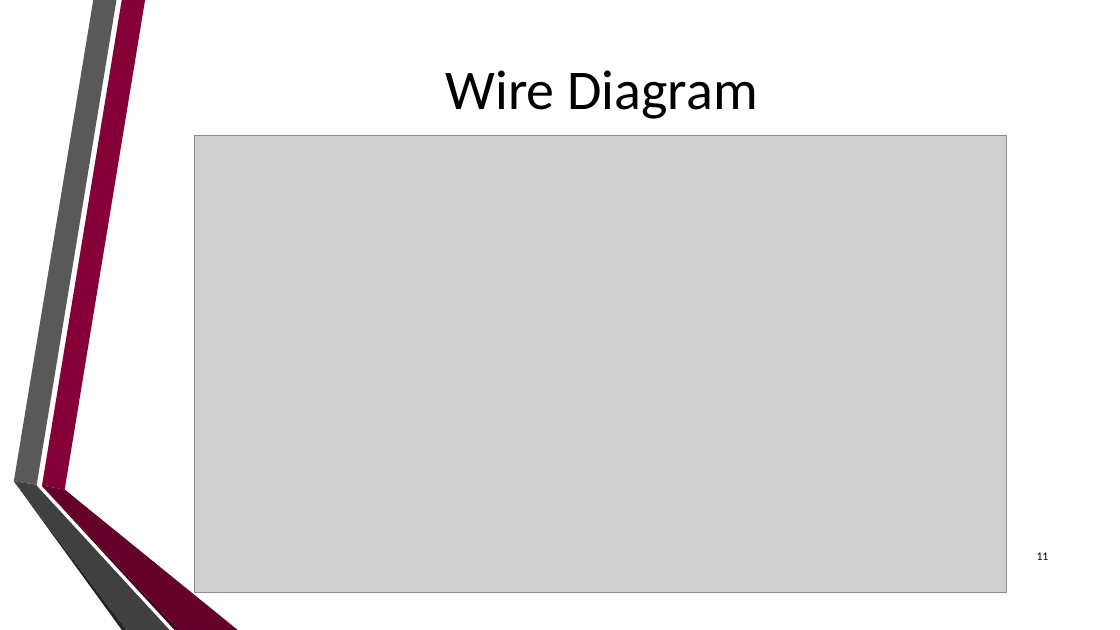
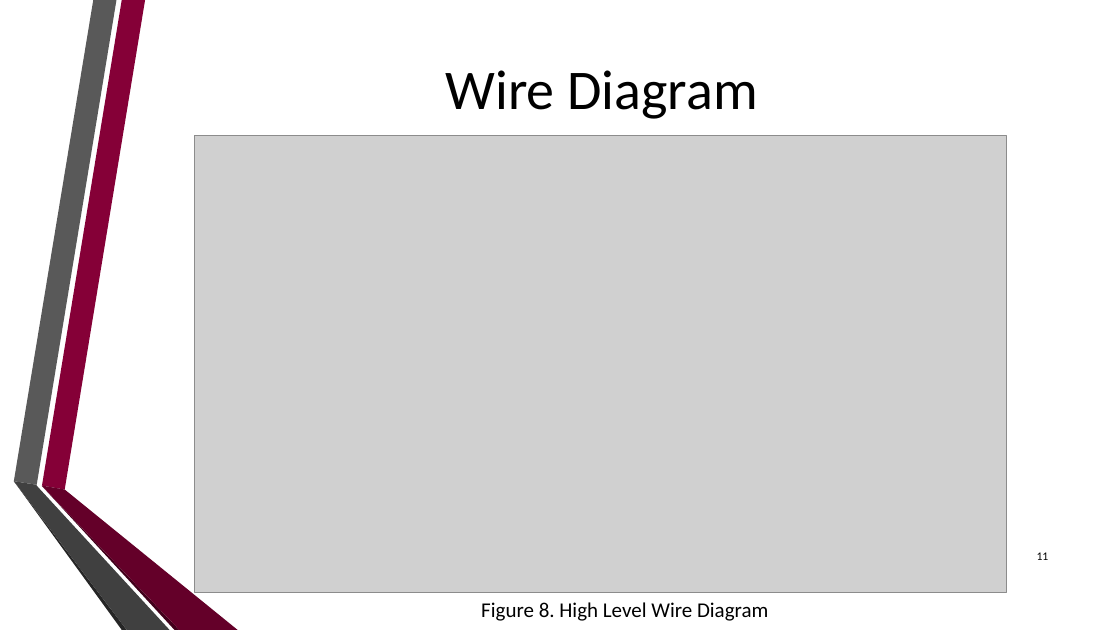
Before and after one commit to dan-olsen/SeniorDesign, a slide deck: slide 11 of Presentations/DesignPres/DesignPres-75.pptx. Drawn at 1120x630 pixels with LibreOffice and Linux fonts; fonts in the diff are those of the drawing; grey boxes stand for pictures; background and template pictures are left out. Boxes give left, top, right and bottom in pixels: in the first picture for what was removed or moved away, otherwise in the second. Text is boxed around its words. In the diff, an @@ line names an element or a change of style, - is before the commit and + after.

Commit message:
Fix Figure Numbers

```diff
--- a/Presentations/DesignPres/DesignPres-75.pptx
+++ b/Presentations/DesignPres/DesignPres-75.pptx
@@ text added at [481, 602, 768, 621], 18 pt, text #000000 @@
+Figure 8. High Level Wire Diagram
```
Also in this commit, not shown: 6 other slides changed.
